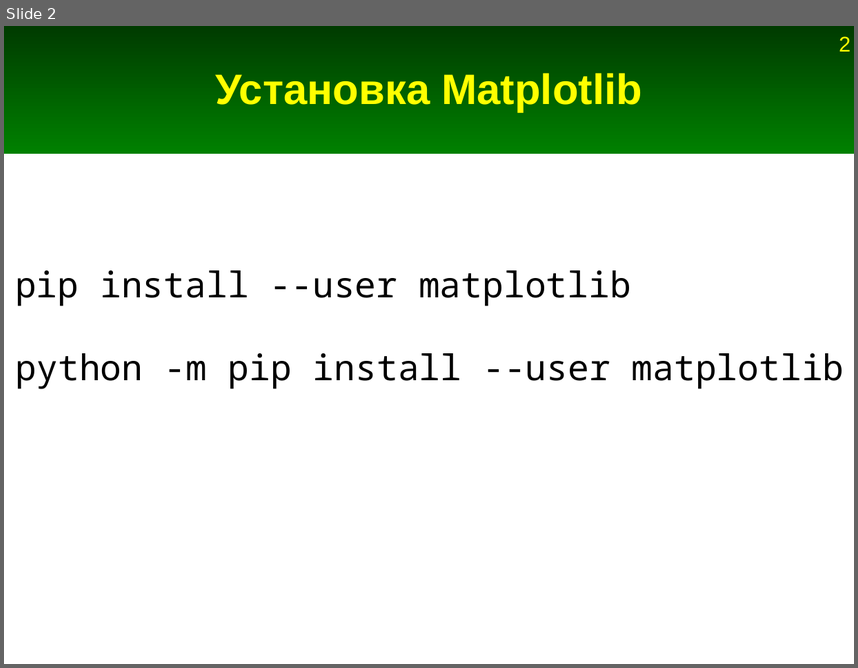
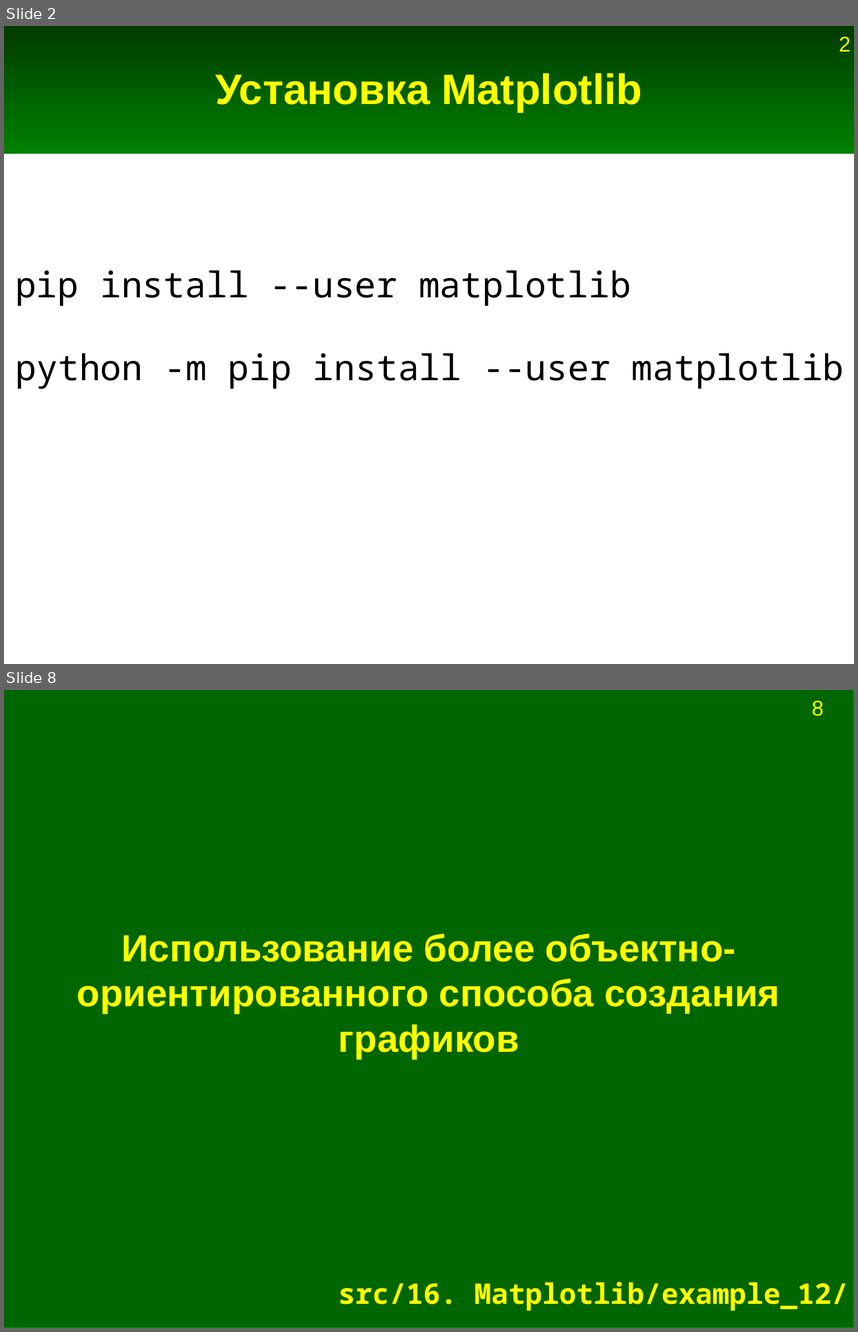
Before and after one commit to Jenyay/modelling, a slide deck: python language/presentations/16. Matplotlib.odp. Shown one above the other, each under a label of ours: slide 2 before the commit, slides 2 and 8 after it; the slides between them are not shown. The pictures are 858x668 and 858x1332 pixels, drawn with LibreOffice and Linux fonts; fonts in the diff are those of the drawing. Boxes give left, top, right and bottom in pixels: in the first picture for what was removed or moved away, otherwise in the second. Text is boxed around its words. In the diff, an @@ line names an element or a change of style, - is before the commit and + after.

Commit message:
Добавления и исправления в презентации про Numpy и Matplotlib

```diff
--- a/python language/presentations/16. Matplotlib.odp
+++ b/python language/presentations/16. Matplotlib.odp
@@ slide 8 added at [4, 690, 854, 1328], background #FFFFFF @@
@@ rectangle added at [4, 690, 854, 1328], fill #006600, outline #009900 0 pt @@
@@ page number added at [812, 700, 824, 716], 18 pt, text #FFFF00 @@
+8
@@ title added at [77, 934, 780, 1058], 32 pt, text #FFFF00, bold @@
+Использование более объектно-ориентированного способа создания графиков
@@ title added at [339, 1281, 849, 1310], 24 pt, text #FFFF00, bold @@
+src/16. Matplotlib/example_12/
```
Also in this commit, not shown: 9 other slides added, 3 slides removed, 2 other files.
